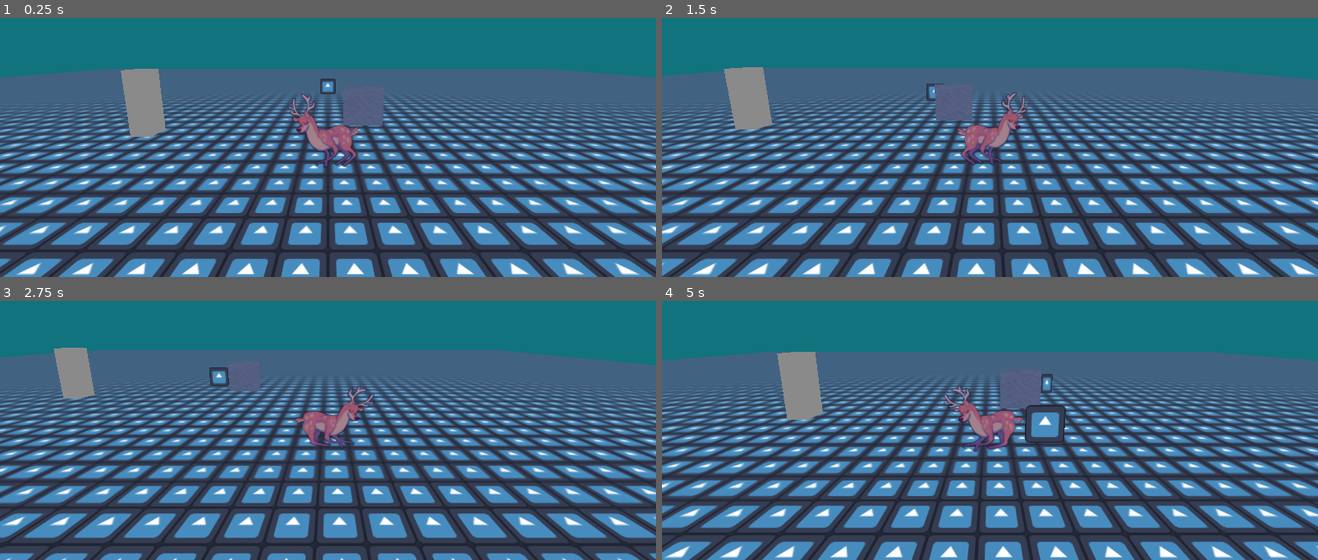
Above: before the commit, frames 1-4 (two rows, left to right).
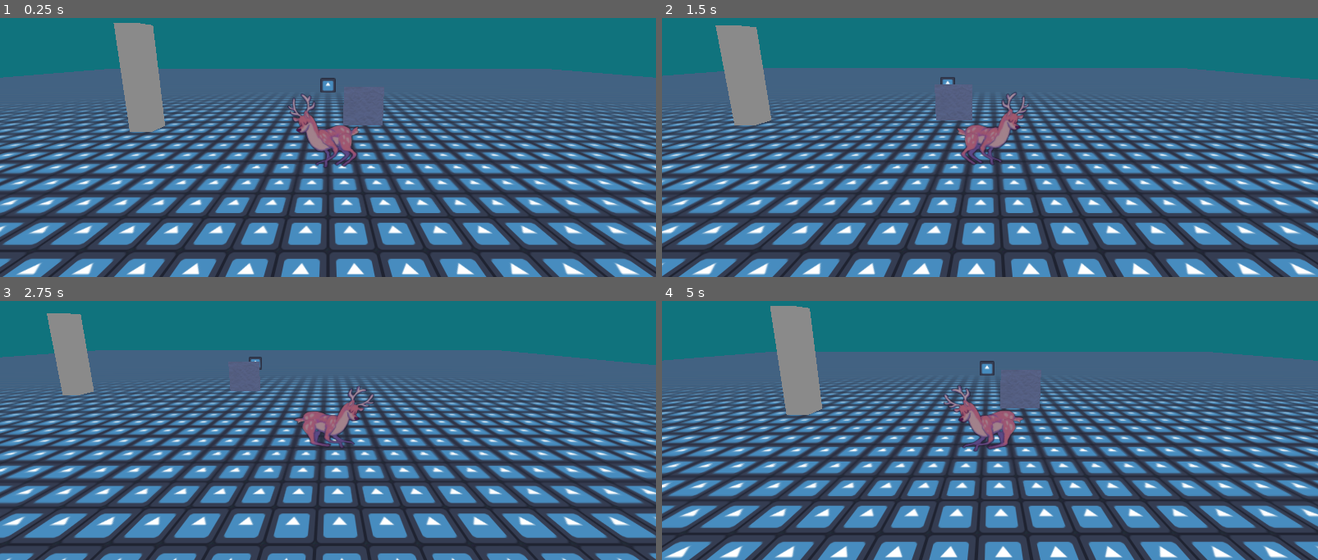
Above: after the commit, the same moments.

Repository: Natsirtt/ggj24
Game: Godot game, scene res://game.tscn
Same seed, same stepped clock (60 frames per second), same inputs: the game is played once before the commit and once after it. The engine's default icon, where the game draws it, is replaced by a stand-in: a white triangle on a blue panel in a dark square.
Inputs:
- Up to frame 1 (0.25 s): no input
- Up to frame 2 (1.5 s): hold D (right) 0.53-1.28 s; tap E (interact) at 0.6, 1.35 s; hold S (down) from 1.28 s (still down)
- Up to frame 3 (2.75 s): release S (down) at 2.03 s; hold D (right) from 2.03 s (still down); tap E (interact) at 2.1 s
- Up to frame 4 (5 s): release D (right) at 2.78 s; hold W (up) 2.78-3.53 s; tap E (interact) at 2.85, 3.6, 4.35 s; hold A (left) from 3.53 s (still down)

The runs differ from the first frame. In frame 1, 1.2% of the frame differs, in the area x 17-52%, y 1-46%; in frame 2, 1.2%; in frame 3, 1.0%; in frame 4, 2.0%, in the area x 16-62%, y 1-55%.

Commit message:
All kinds of things, mostly citizen state machine

Diff:
--- a/Ship.tscn
+++ b/Ship.tscn
@@ -10,3 +10,36 @@
 [node name="MeshInstance3D" type="MeshInstance3D" parent="."]
 transform = Transform3D(1, 0, 0, 0, 5, 0, 0, 0, 1, 0, 0, 0)
 mesh = SubResource("BoxMesh_1youq")
+
+[node name="Praying Spots Root" type="Node3D" parent="."]
+transform = Transform3D(1, 0, 0, 0, 1, 0, 0, 0, 1, 0, -2.43371, 0)
+
+[node name="PrayingSpot" type="Node3D" parent="Praying Spots Root"]
+transform = Transform3D(1, 0, 0, 0, 1, 0, 0, 0, 1, 1.48575, 0, 0)
+
+[node name="PrayingSpot2" type="Node3D" parent="Praying Spots Root"]
+transform = Transform3D(1, 0, 0, 0, 1, 0, 0, 0, 1, -2.08647, 0, 0)
+
+[node name="PrayingSpot3" type="Node3D" parent="Praying Spots Root"]
+transform = Transform3D(1, 0, 0, 0, 1, 0, 0, 0, 1, 0, 0, -2.00827)
+
+[node name="PrayingSpot4" type="Node3D" parent="Praying Spots Root"]
+transform = Transform3D(1, 0, 0, 0, 1, 0, 0, 0, 1, 0, 0, 1.40647)
+
+[node name="PrayingSpot5" type="Node3D" parent="Praying Spots Root"]
+transform = Transform3D(1, 0, 0, 0, 1, 0, 0, 0, 1, -1.68675, 4.76837e-07, -2.07201)
+
+[node name="PrayingSpot6" type="Node3D" parent="Praying Spots Root"]
+transform = Transform3D(1, 0, 0, 0, 1, 0, 0, 0, 1, 1.12396, -4.76837e-07, 1.91318)
+
+[node name="PrayingSpot7" type="Node3D" parent="Praying Spots Root"]
+transform = Transform3D(1, 0, 0, 0, 1, 0, 0, 0, 1, -2.22806, 0, 2.49409)
+
+[node name="PrayingSpot8" type="Node3D" parent="Praying Spots Root"]
+transform = Transform3D(1, 0, 0, 0, 1, 0, 0, 0, 1, 1.55669, 0, -1.6334)
+
+[node name="PrayingSpot9" type="Node3D" parent="Praying Spots Root"]
+transform = Transform3D(1, 0, 0, 0, 1, 0, 0, 0, 1, 1.71251, 0.271491, -3.3437)
+
+[node name="PrayingSpot10" type="Node3D" parent="Praying Spots Root"]
+transform = Transform3D(1, 0, 0, 0, 1, 0, 0, 0, 1, 1.15759, 0, 5.80355)
--- a/game.tscn
+++ b/game.tscn
@@ -32,7 +32,7 @@
 environment = SubResource("Environment_vv5aq")
 
 [node name="Ship" parent="." instance=ExtResource("3_1pr2s")]
-transform = Transform3D(1, 0, 0, 0, 1, 0, 0, 0, 1, -8.86, 0, -5.11)
+transform = Transform3D(1, 0, 0, 0, 1, 0, 0, 0, 1, -8.86, 2.0807, -5.11)
 
 [node name="Citizen" parent="." instance=ExtResource("4_hx448")]
 transform = Transform3D(1, 0, 0, 0, 1, 0, 0, 0, 1, 0, 0, -13.8853)
--- a/interactable.gd
+++ b/interactable.gd
@@ -3,6 +3,8 @@
 signal interacted(interactor)
 signal ready_to_interact(interactor)
 signal unready_to_interact(interactor)
+
+@export var cost = 0
 
 func interact(interactor):
 	interacted.emit(interactor)
--- a/project.godot
+++ b/project.godot
@@ -19,6 +19,8 @@
 
 player_info="*res://scripts/player_info.gd"
 world_info="*res://scripts/world_info.gd"
+citizens_info="*res://scripts/citizens_info.gd"
+maths="*res://scripts/maths.gd"
 
 [debug]
 
--- a/scripts/Ship.gd
+++ b/scripts/Ship.gd
@@ -1,4 +1,24 @@
 class_name Ship extends Node3D
+
+var free_praying_spots: Array[Node3D] = []
+var reserved_praying_spots: Array[Node3D] = []
 
 func _ready():
 	world_info.ship = self
+	for spot in $"Praying Spots Root".get_children():
+		free_praying_spots.append(spot as Node3D)
+	assert(not free_praying_spots.any(func(x): return x == null))
+
+func has_free_praying_spot():
+	return free_praying_spots.size() > 0
+
+func reserve_praying_spot():
+	assert(has_free_praying_spot())
+	reserved_praying_spots.append(free_praying_spots.pick_random())
+	free_praying_spots.erase(reserved_praying_spots[-1])
+	return reserved_praying_spots[-1]
+
+func return_praying_spot(spot: Node3D):
+	assert(reserved_praying_spots.has(spot))
+	free_praying_spots.append(spot)
+	reserved_praying_spots.erase(spot)
--- a/scripts/characters/citizen.gd
+++ b/scripts/characters/citizen.gd
@@ -1,23 +1,79 @@
 extends CharacterBody3D
 
-const SPEED = 3.0
+var _speed = 1.0
 @onready var navigation: NavigationAgent3D = $NavigationAgent3D
+var stage: citizens_info.Stage = citizens_info.Stage.DULL
+var job: citizens_info.Job = citizens_info.Job.LIVE_DULL_LIFE
+var _target: Node3D = null
 
 signal character_moved(velocity)
+signal stage_changed(stage: citizens_info.Stage)
+
+enum JobState {
+	ENTER,
+	PROCESS,
+	EXIT,
+}
+
+var state_machine = {
+	citizens_info.Job.LIVE_DULL_LIFE: {
+		JobState.ENTER: func():
+			pass,
+		JobState.PROCESS: func(delta):
+			# In dull life mode, citizens roam aimlessly. So we make them pick
+			# a target position within 50 meters to slowly go to, and then wait a
+			# random amount of time before doing it again.
+			_speed = 1.0
+			,
+		JobState.EXIT: func():
+			pass,
+	},
+	citizens_info.Job.PRAY: {
+		JobState.ENTER: func():
+			_speed = 3.0
+			var ship = world_info.ship
+			assert(ship.has_free_praying_spot())
+			_target = ship.reserve_praying_spot(),
+		JobState.PROCESS: func(delta):
+			pass,
+		JobState.EXIT: func():
+			pass,
+	},
+	citizens_info.Job.DEFEND: {
+		JobState.ENTER: func():
+			pass,
+		JobState.PROCESS: func(delta):
+			pass,
+		JobState.EXIT: func():
+			pass,
+	}
+}
+
+func _get_job_func(state: JobState):
+	return state_machine[job][state]
+
+func change_job(new_job: citizens_info.Job):
+	_get_job_func(JobState.EXIT).call()
+	job = new_job
+	_get_job_func(JobState.ENTER).call()
 
 func _ready():
-	pass
+	_get_job_func(JobState.ENTER).call()
+
+func _process(delta):
+	_get_job_func(JobState.PROCESS).call(delta)
 
 func _physics_process(_delta):
-	navigation.target_position = player_info.player.global_position
-	await get_tree().physics_frame
+	velocity.x = move_toward(velocity.x, 0, _speed)
+	velocity.z = move_toward(velocity.z, 0, _speed)
+	if _target != null:
+		navigation.target_position = _target.global_position
+		await get_tree().physics_frame
 
-	var direction = (navigation.get_next_path_position() - global_position).normalized()
-	if direction.length() > 0.01 and not navigation.is_target_reached():
-		velocity.x = direction.x * SPEED
-		velocity.z = direction.z * SPEED
-	else:
-		velocity.x = move_toward(velocity.x, 0, SPEED)
-		velocity.z = move_toward(velocity.z, 0, SPEED)
-	character_moved.emit(velocity)
+		var direction = (navigation.get_next_path_position() - global_position).normalized()
+		if direction.length() > 0.01 and not navigation.is_target_reached():
+			velocity.x = direction.x * _speed
+			velocity.z = direction.z * _speed
+			character_moved.emit(velocity)
+
 	move_and_slide()
--- /dev/null
+++ b/scripts/citizens_info.gd
@@ -0,0 +1,13 @@
+extends Node
+
+enum Stage {
+	DULL,
+	LAUGHING,
+	LAUGHING_TO_DEATH,
+}
+
+enum Job {
+	LIVE_DULL_LIFE,
+	DEFEND,
+	PRAY,
+}
--- /dev/null
+++ b/scripts/maths.gd
@@ -0,0 +1,6 @@
+extends Object
+
+# Takend from https://www.reddit.com/r/godot/comments/vjge0n/comment/k3r6yms/?utm_source=share&utm_medium=web3x&utm_name=web3xcss&utm_term=1&utm_content=share_button
+func random_inside_unit_circle() -> Vector2:
+	var theta : float = randf() * 2 * PI
+	return Vector2(cos(theta), sin(theta)) * sqrt(randf())
--- a/scripts/player_info.gd
+++ b/scripts/player_info.gd
@@ -1,3 +1,20 @@
 extends Node
 
 @export var player: Player
+var favour: int = 0
+
+func get_current_favour():
+	return favour
+
+func can_afford(cost: int):
+	assert(cost >= 0)
+	return cost <= get_current_favour()
+
+func pay(cost: int):
+	assert(cost >= 0)
+	assert(can_afford(cost))
+	favour -= cost
+
+func generate_favour(extra: int):
+	assert(extra > 0)
+	favour += extra
